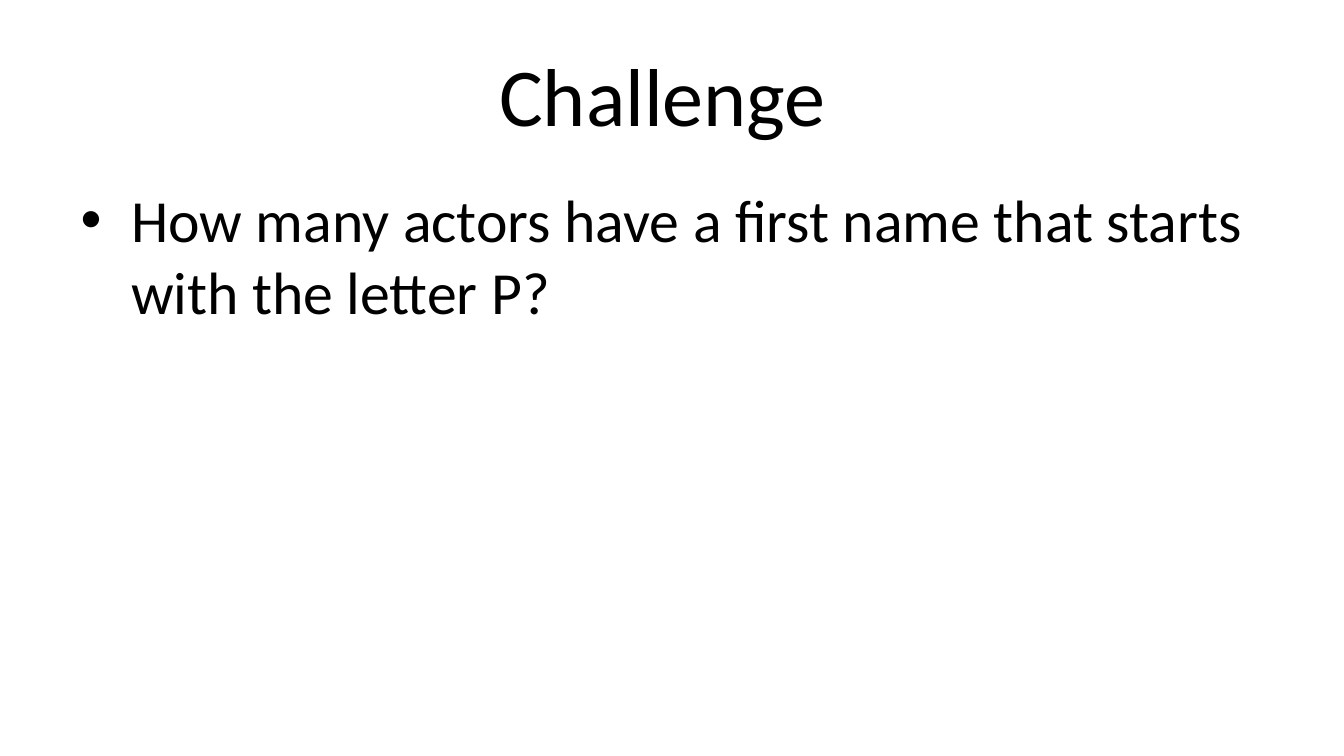
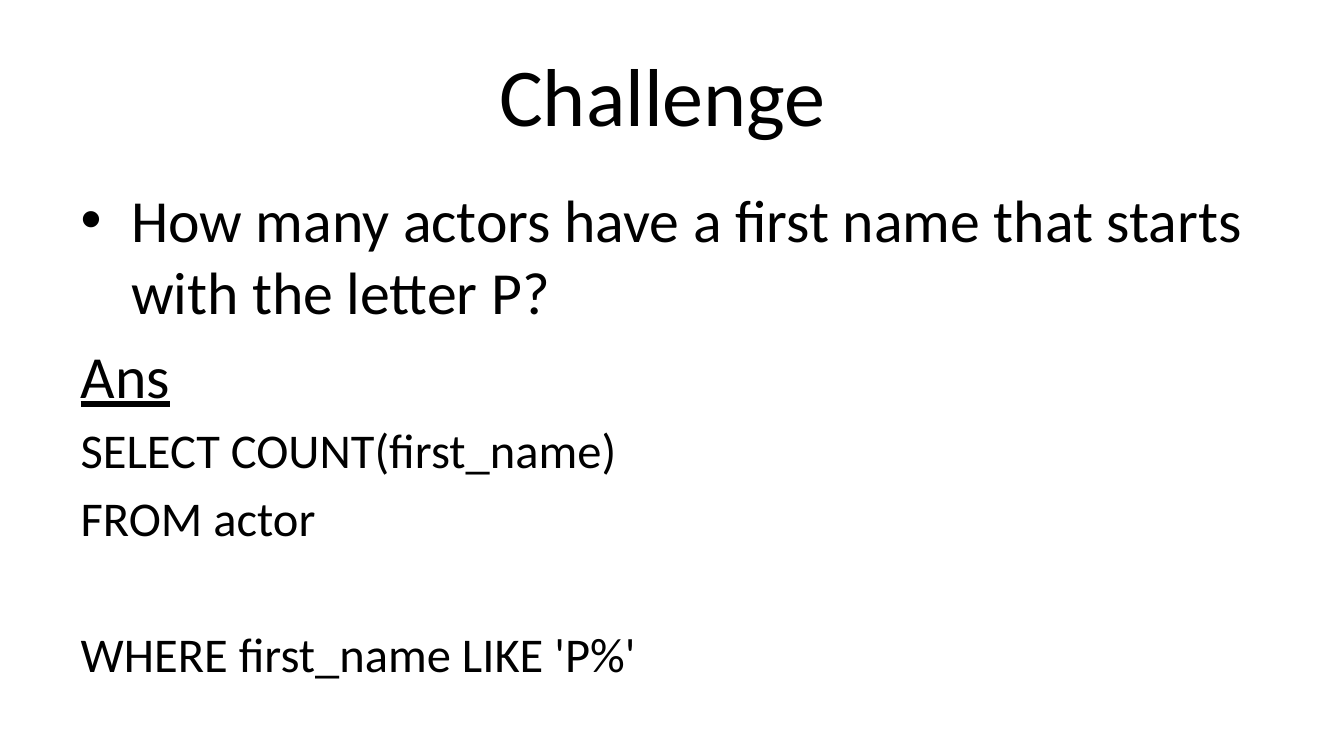
Before and after one commit to N-Chaiyatorn/pythonjourney, a slide deck: slide 7 of sql/1_fundamentals/general+challenge+1.pptx (slide 6 before the commit). Drawn at 1344x756 pixels with LibreOffice and Linux fonts; fonts in the diff are those of the drawing. Boxes give left, top, right and bottom in pixels: in the first picture for what was removed or moved away, otherwise in the second. Text is boxed around its words. In the diff, an @@ line names an element or a change of style, - is before the commit and + after.

Commit message:
Send challenge sec1

```diff
--- a/sql/1_fundamentals/general+challenge+1.pptx
+++ b/sql/1_fundamentals/general+challenge+1.pptx
@@ text at box(81, 359, 635, 679): paragraphs added @@
+Ans
+SELECT COUNT(first_name)
+FROM actor
+WHERE first_name LIKE 'P%'
```
Also in this commit, not shown: 5 other slides changed, 1 slide added.
